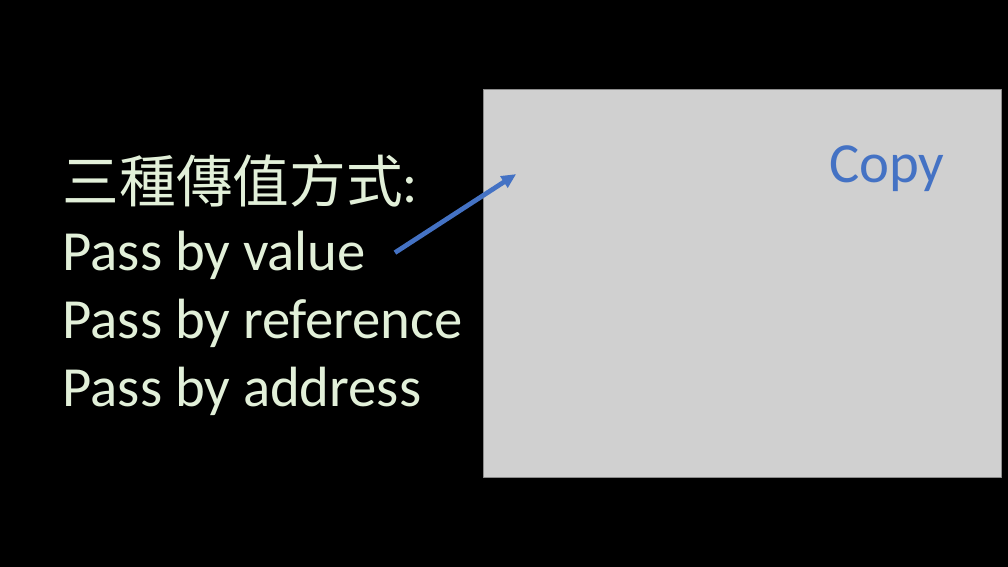
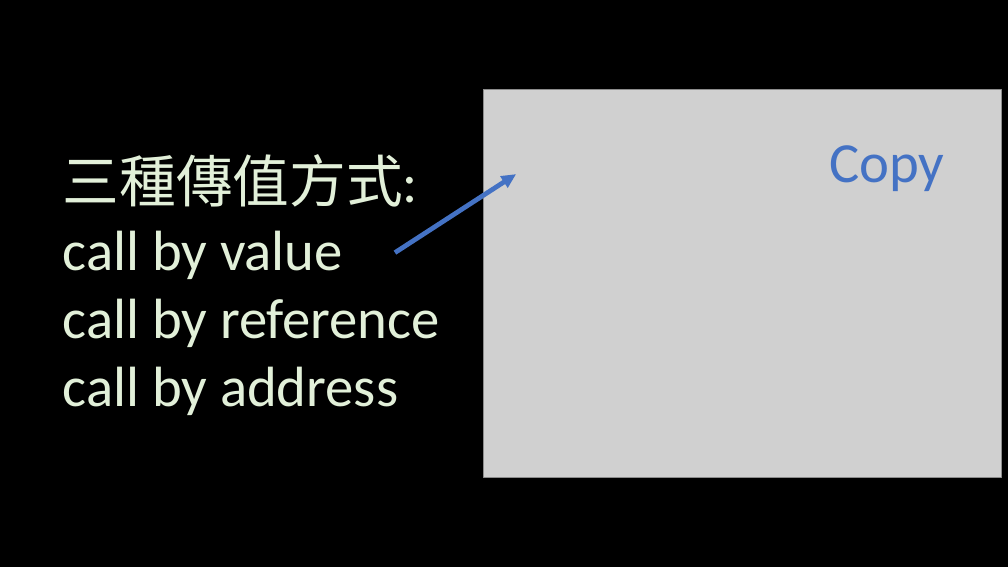
Before and after one commit to weermark/class, a slide deck: slide 9 of practical_class/class_ppt/0331程一實習.pptx (slide 10 before the commit). Drawn at 1008x567 pixels with LibreOffice and Linux fonts; fonts in the diff are those of the drawing; grey boxes stand for pictures. Boxes give left, top, right and bottom in pixels: in the first picture for what was removed or moved away, otherwise in the second. Text is boxed around its words. In the diff, an @@ line names an element or a change of style, - is before the commit and + after.

```diff
--- a/practical_class/class_ppt/0331程一實習.pptx
+++ b/practical_class/class_ppt/0331程一實習.pptx
@@ text at (63,230,440,415): text changed @@
-Pass by value
-Pass by reference
-Pass by address
+call by value
+call by reference
+call by address
```
Also in this commit, not shown: 4 other slides changed, 1 slide added, 1 slide removed, 1 other file.
